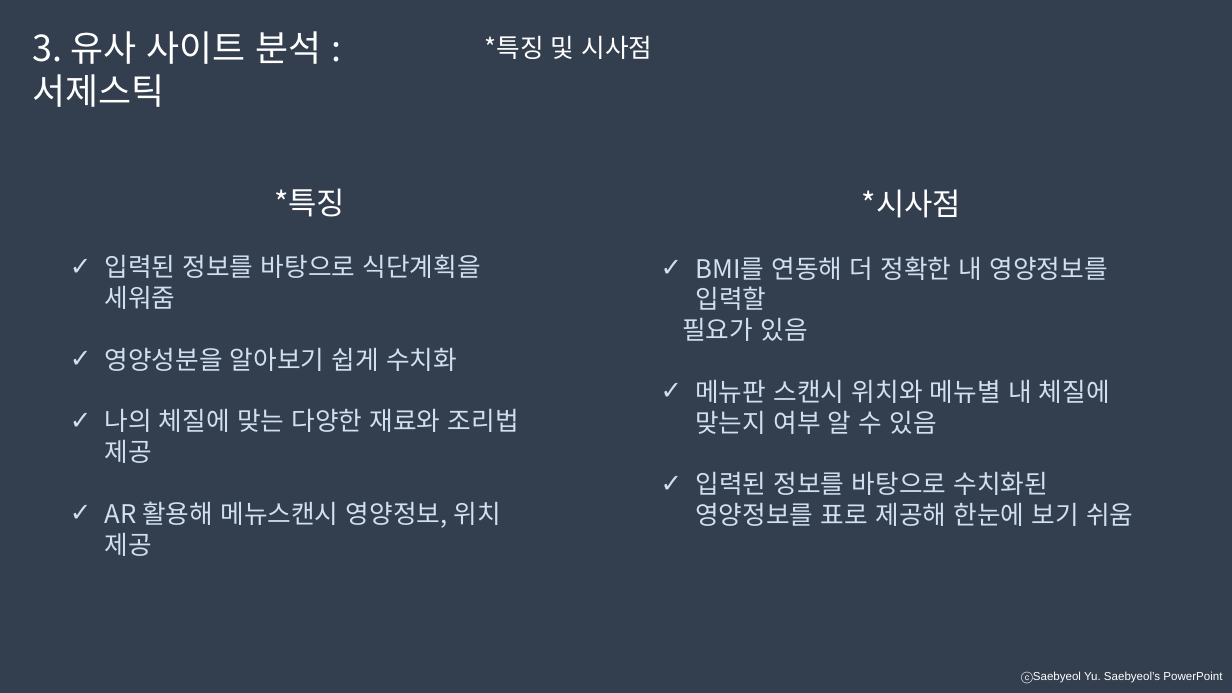
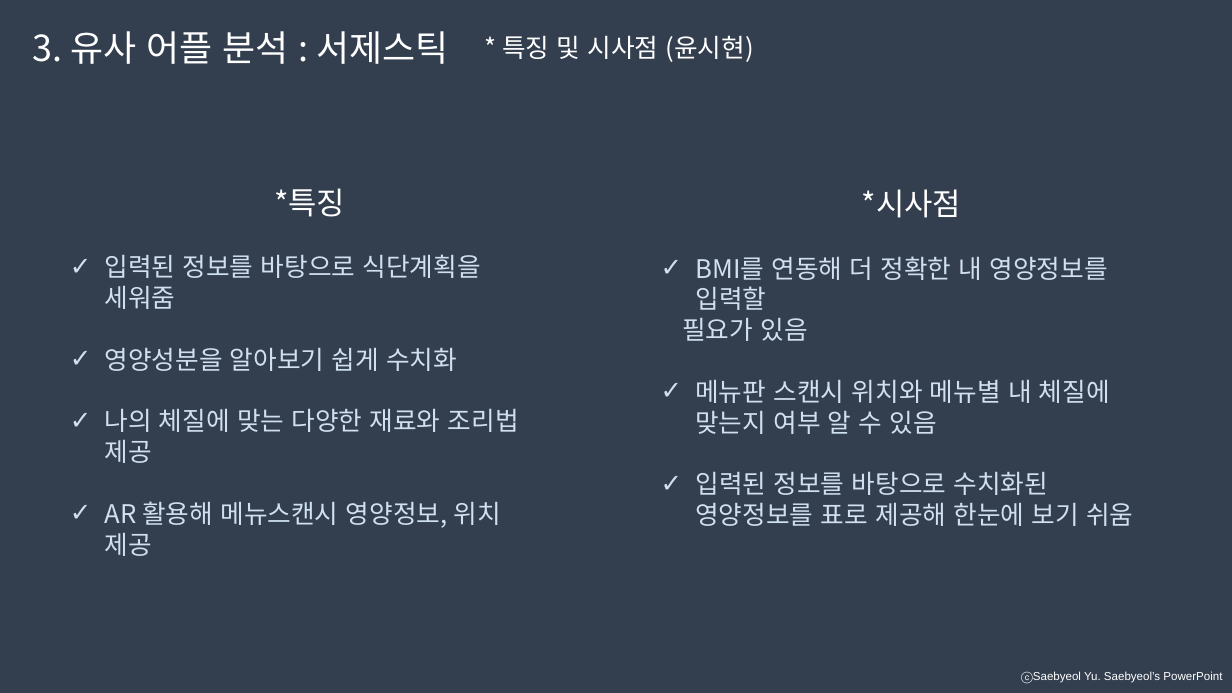
Before and after one commit to developerYHLee/University_Homework, a slide deck: slide 18 of 기말과제.pptx. Drawn at 1232x693 pixels with LibreOffice and Linux fonts; fonts in the diff are those of the drawing. Boxes give left, top, right and bottom in pixels: in the first picture for what was removed or moved away, otherwise in the second. Text is boxed around its words. In the diff, an @@ line names an element or a change of style, - is before the commit and + after.

```diff
--- a/기말과제.pptx
+++ b/기말과제.pptx
@@ text at box(33, 31, 449, 64): text changed @@
-3. 유사 사이트 분석 : 서제스틱
+3. 유사 어플 분석 : 서제스틱
@@ text at box(502, 35, 754, 62): text changed @@
-*특징 및 시사점
+* 특징 및 시사점 (윤시현)
```
Also in this commit, not shown: 20 other slides changed.
